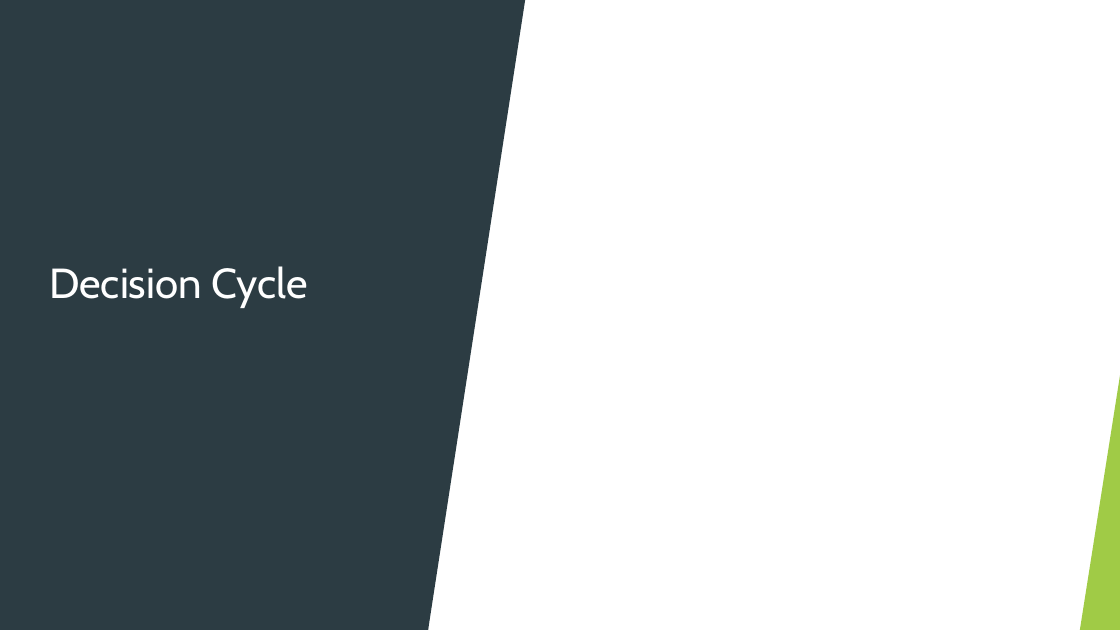
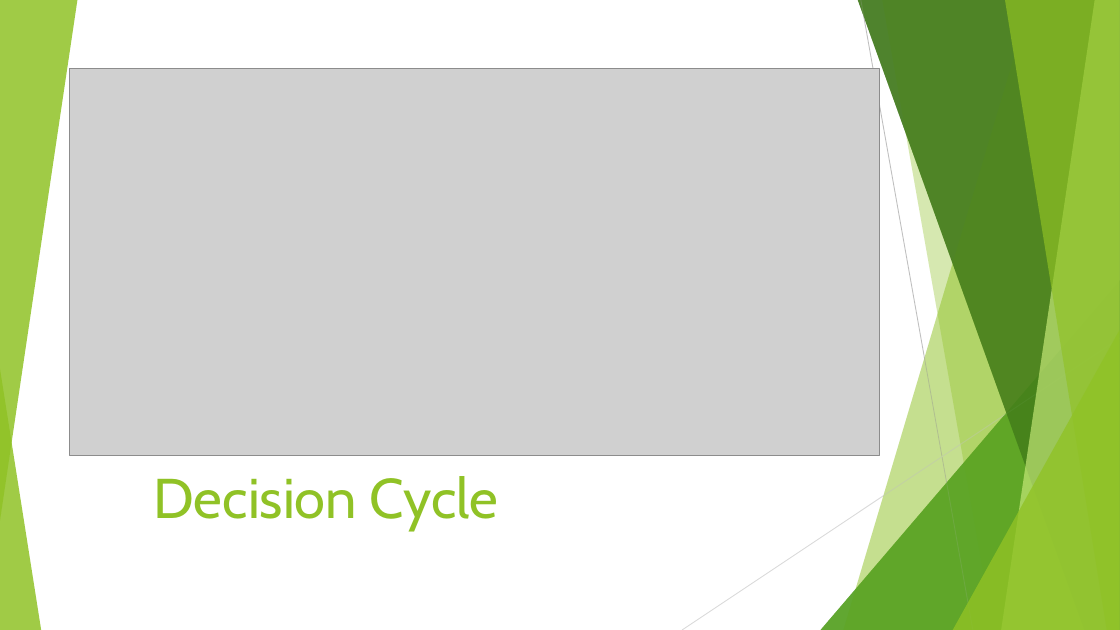
Before and after one commit to EpohDespair/Attrition-Model, a slide deck: slide 4 of Employee Attrition.pptx. Drawn at 1120x630 pixels with LibreOffice and Linux fonts; fonts in the diff are those of the drawing; grey boxes stand for pictures. Boxes give left, top, right and bottom in pixels: in the first picture for what was removed or moved away, otherwise in the second. Text is boxed around its words. In the diff, an @@ line names an element or a change of style, - is before the commit and + after.

Commit message:
final changes to pptx, readme, and images

```diff
--- a/Employee Attrition.pptx
+++ b/Employee Attrition.pptx
@@ rectangle removed at bbox=[0, 0, 1120, 630] @@
@@ rectangle removed at bbox=[0, 0, 429, 630] @@
@@ group added at bbox=[0, 0, 1120, 630]: 5 freeform shapes, 2 lines, 2 triangles @@
@@ triangle removed at bbox=[429, 0, 526, 630] @@
@@ line removed from (861, 0) to (973, 630) @@
@@ picture added at bbox=[70, 68, 880, 455] @@
@@ line removed from (1120, 339) to (682, 630) @@
@@ triangle: place and size @@
-triangle at bbox=[1081, 369, 1120, 630]
+triangle at bbox=[953, 330, 1120, 630]
@@ triangle at bbox=[953, 330, 1120, 630]: fill #90C226 at 85% opacity to #90C226 at 80% opacity; proportions changed; mirrored @@
@@ title "Decision Cycle": place and size @@
-title "Decision Cycle" at bbox=[49, 266, 308, 308]
+title "Decision Cycle" at bbox=[154, 476, 499, 531]
@@ title "Decision Cycle" at bbox=[154, 476, 499, 531]: size 36 to 48 pt, text colour #FFFFFF to #90C226; vertical alignment middle to bottom @@
```
Also in this commit, not shown: 3 other slides changed, 4 other files.
